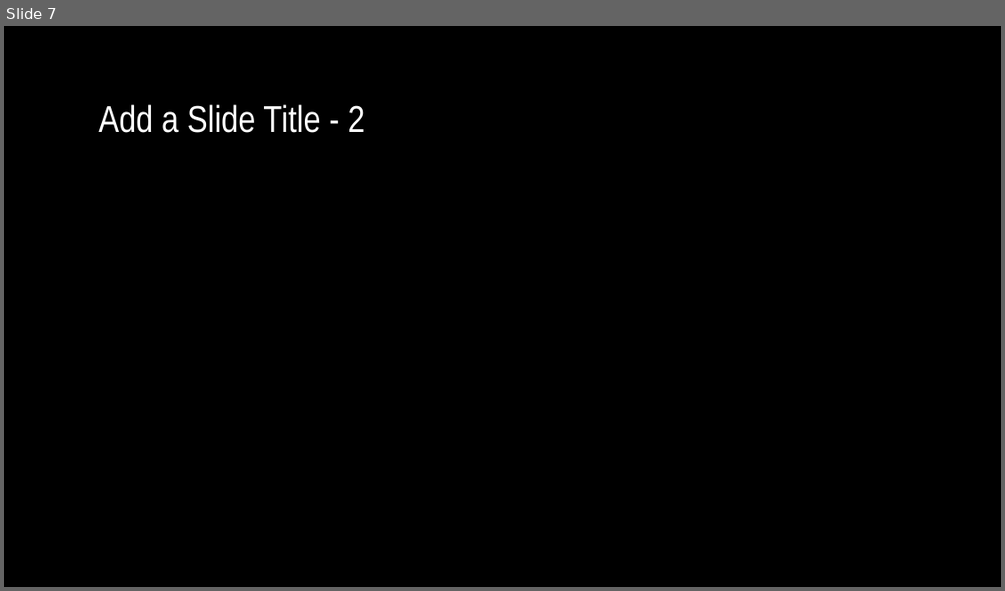
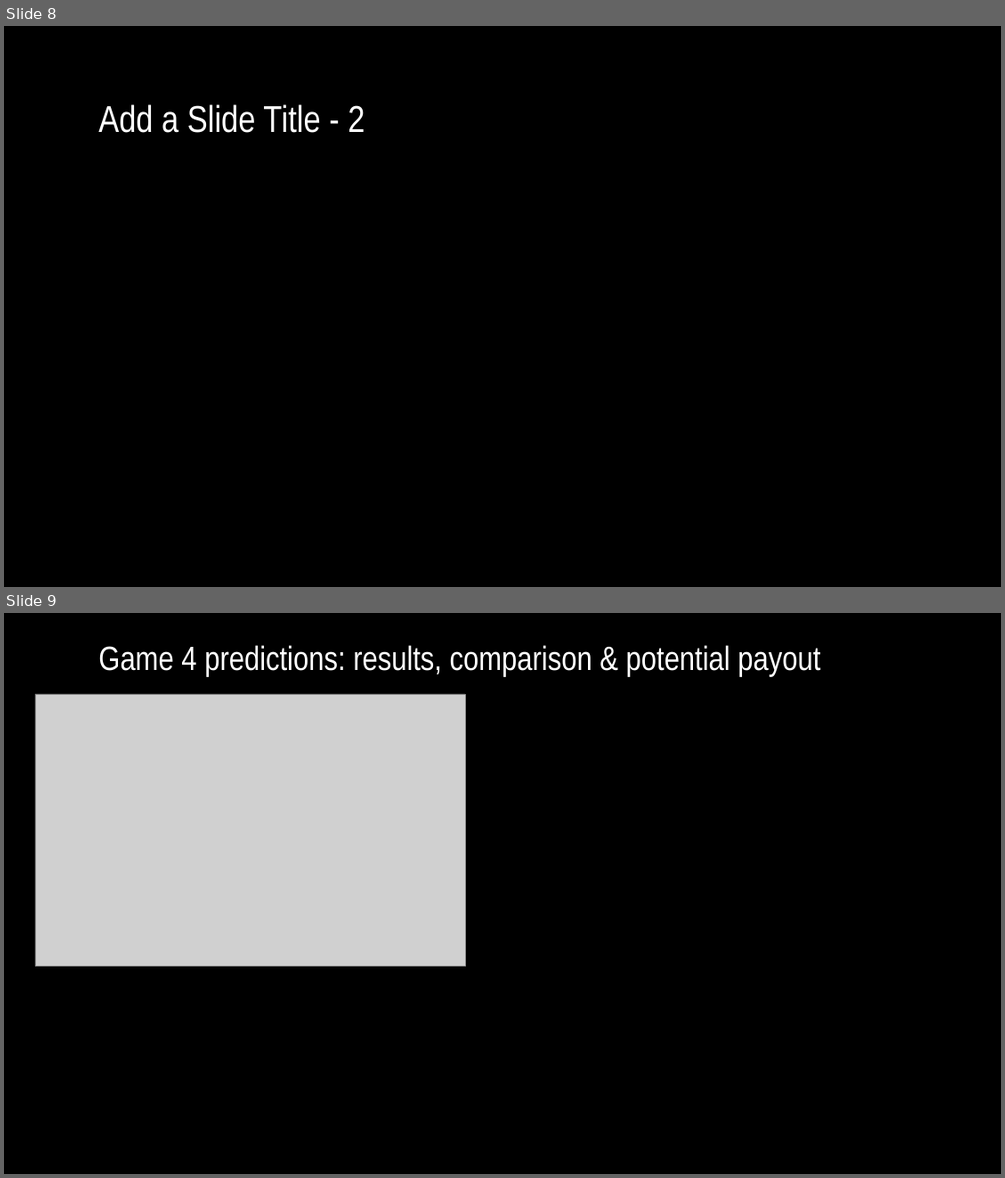
Before and after one commit to xbmm1/NBA-MoneyBall, a slide deck: 2023 NBA Finals Presentation_6.7.2023.pptx. Shown one above the other, each under a label of ours: slide 7 before the commit, slides 8 and 9 after it. The pictures are 1005x591 and 1005x1178 pixels, drawn with LibreOffice and Linux fonts; fonts in the diff are those of the drawing; grey boxes stand for pictures; background and template pictures are left out. Boxes give left, top, right and bottom in pixels: in the first picture for what was removed or moved away, otherwise in the second. Text is boxed around its words. In the diff, an @@ line names an element or a change of style, - is before the commit and + after.

```diff
--- a/2023 NBA Finals Presentation_6.7.2023.pptx
+++ b/2023 NBA Finals Presentation_6.7.2023.pptx
@@ slide 9 added at (x1=4, y1=613, x2=1001, y2=1174), background picture (left out) @@
@@ title added at (x1=98, y1=645, x2=820, y2=677), 32.4 pt, text #FFFFFF @@
+Game 4 predictions: results, comparison & potential payout
@@ picture added at (x1=35, y1=694, x2=465, y2=966) @@
@@ what was slide 7 is now slide 8 @@
```
Also in this commit, not shown: 1 slide changed, 1 other slide added, 1 slide removed, 1 other file.
